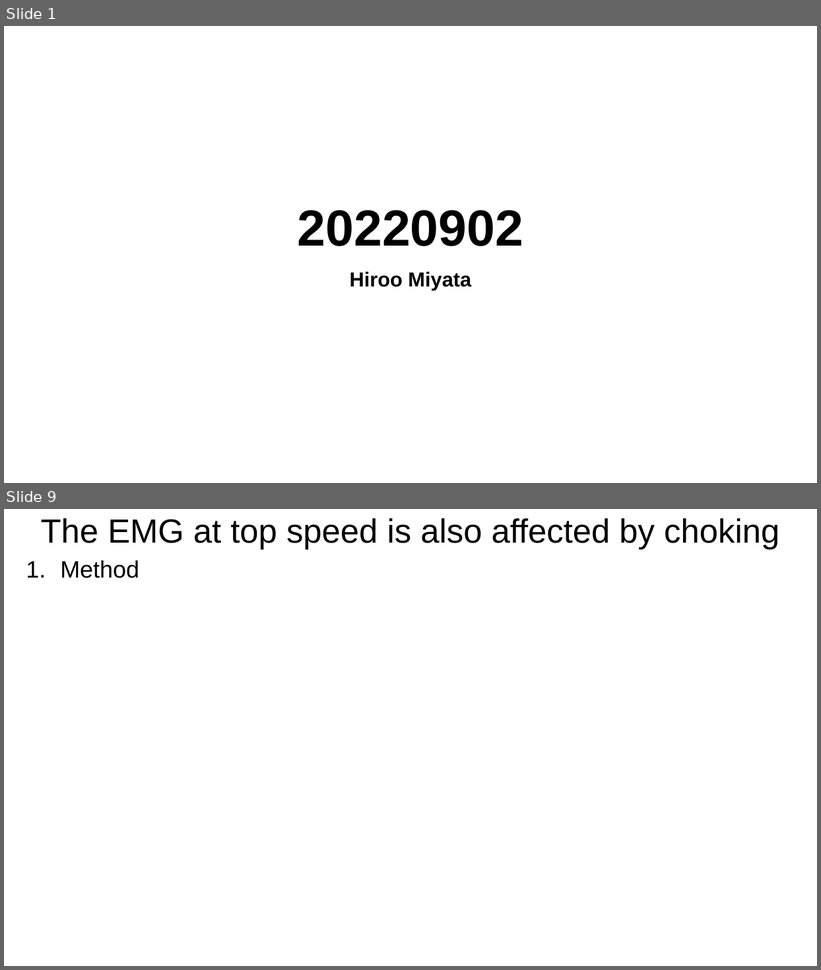
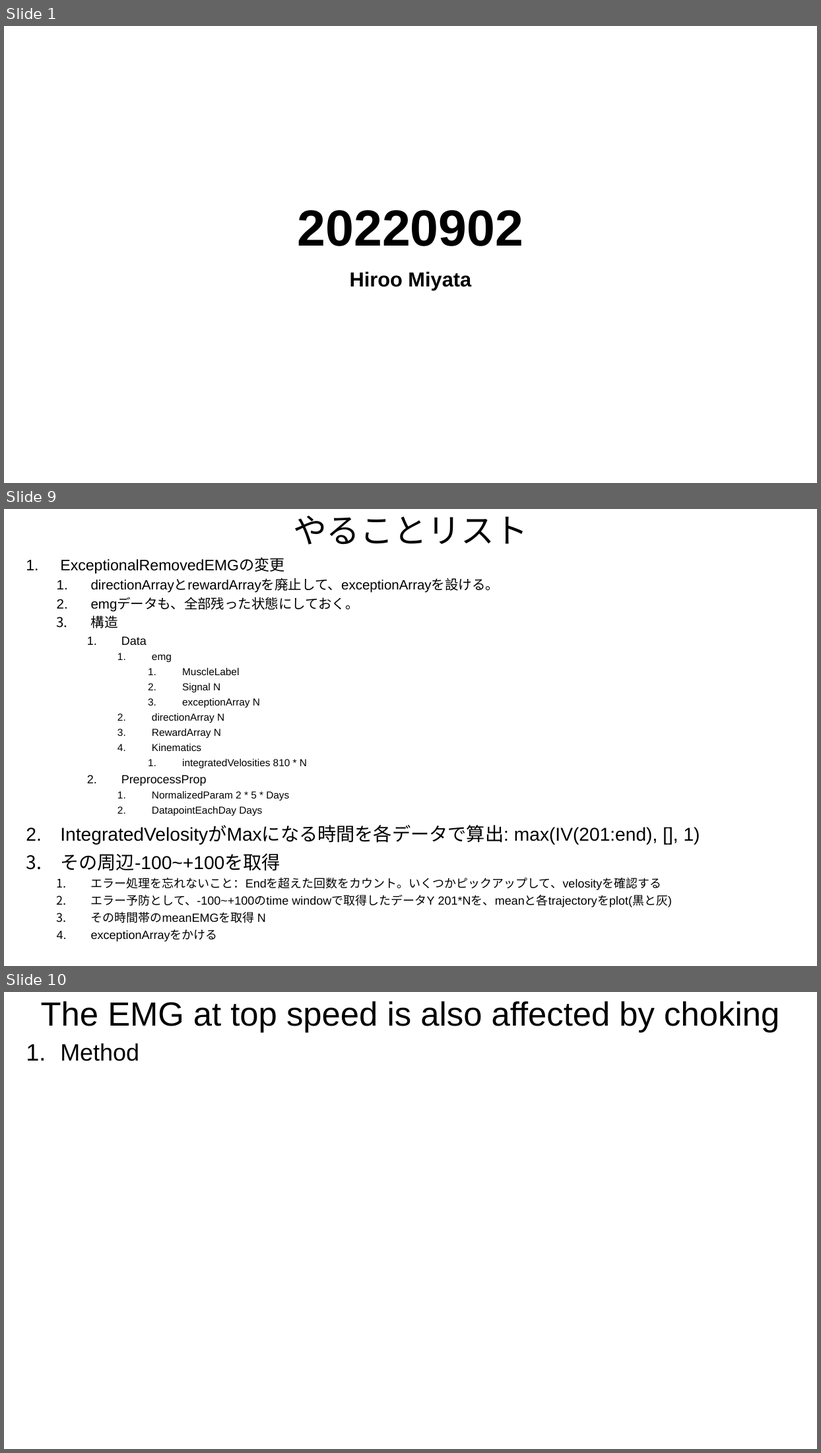
Before and after one commit to Hiroo-Miyata/chase-lab, a slide deck: report/20220902.pptx. Shown one above the other, each under a label of ours: slides 1 and 9 before the commit, slides 1, 9 and 10 after it; the slides between them are not shown. The pictures are 821x970 and 821x1453 pixels, drawn with LibreOffice and Linux fonts; fonts in the diff are those of the drawing. Boxes give left, top, right and bottom in pixels: in the first picture for what was removed or moved away, otherwise in the second. Text is boxed around its words. In the diff, an @@ line names an element or a change of style, - is before the commit and + after.

```diff
--- a/report/20220902.pptx
+++ b/report/20220902.pptx
@@ slide 9 added at (4, 509, 817, 966), background #FFFFFF @@
@@ title added at (293, 516, 528, 545), 39.6 pt, text #000000 @@
+やることリスト
@@ text added at (60, 559, 700, 942), 14 pt, text #000000 @@
+1. ExceptionalRemovedEMGの変更
+  1. directionArrayとrewardArrayを廃止して、exceptionArrayを設ける。
+  2. emgデータも、全部残った状態にしておく。
+  3. 構造
+    1. Data
+      1. emg
+        1. MuscleLabel
+        2. Signal N
+        3. exceptionArray N
+      2. directionArray N
+      3. RewardArray N
+      4. Kinematics
+        1. integratedVelosities 810 * N
+    2. PreprocessProp
+      1. NormalizedParam 2 * 5 * Days
+      2. DatapointEachDay Days
+2. IntegratedVelosityがMaxになる時間を各データで算出: max(IV(201:end), [], 1)
+3. その周辺-100~+100を取得
+  1. エラー処理を忘れないこと：Endを超えた回数をカウント。いくつかピックアップして、velosityを確認する
+  2. エラー予防として、-100~+100のtime windowで取得したデータY 201*Nを、meanと各trajectoryをplot(黒と灰)
+  3. その時間帯のmeanEMGを取得 N
+  4. exceptionArrayをかける
@@ what was slide 9 is now slide 10 @@
```
Also in this commit, not shown: 5 slides changed, 5 other slides added, 1 slide removed, 13 other files.
